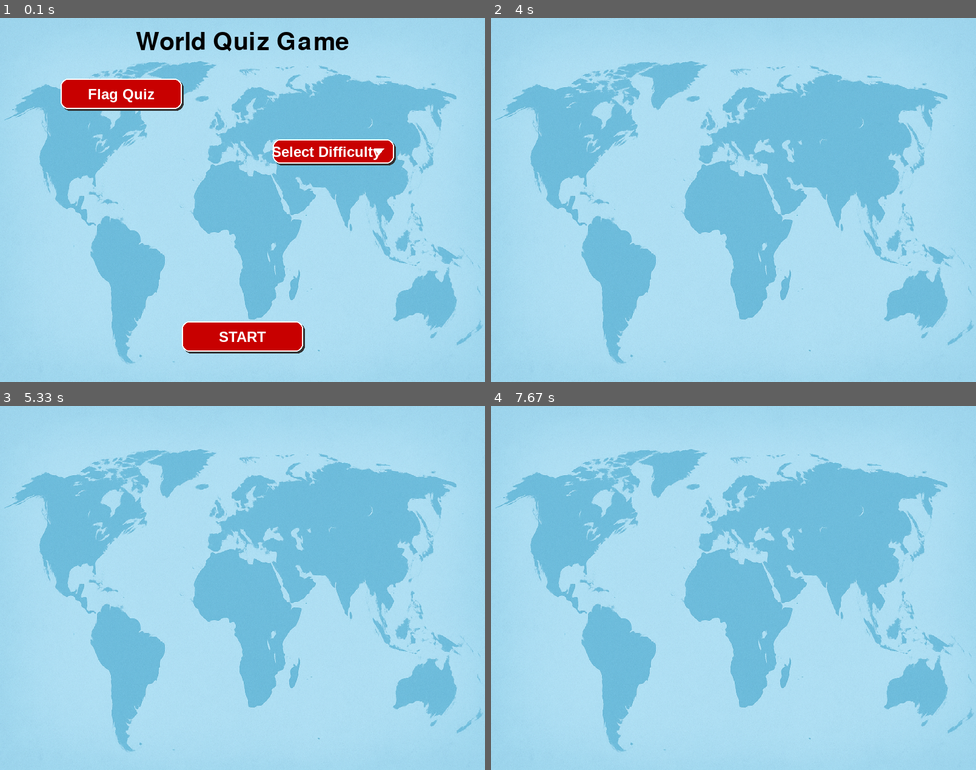
Above: before the commit, frames 1-4 (two rows, left to right).
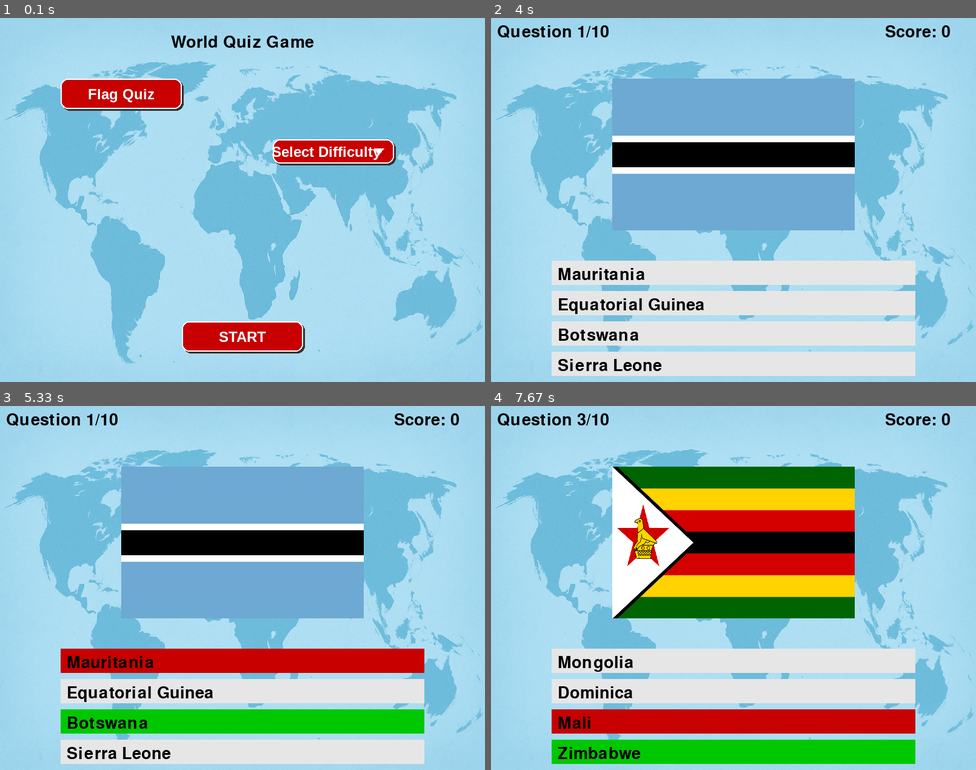
Above: after the commit, the same moments.

Repository: amelie-lnh/Country_Game
Game: pygame game, started from src/country_guesser/flags_game.py
Same seed, same stepped clock (60 frames per second), same inputs: the game is played once before the commit and once after it.
Inputs (mouse positions are in pixels of both pictures, inside the frame that each line leads up to):
- Up to frame 1 (0.1 s): no input
- Up to frame 2 (4 s): click "Select Difficulty" at 0.38 s; click (733, 221) at 0.72 s; click "Hard" at 1.05 s; click "START" at 1.38 s; click (743, 76) at 1.72 s; click "Flag Quiz" at 2.55 s; click "START" at 3.88 s
- Up to frame 3 (5.33 s): click (412, 660) at 4.22 s
- Up to frame 4 (7.67 s): click (626, 558) at 5.55 s; click (588, 722) at 5.88 s; click (563, 715) at 7.62 s

The runs differ from the first frame. In frame 1, 1.2% of the frame differs, in the area x 28-72%, y 3-10%; in frame 2, 33%; in frame 3, 33%; in frame 4, 41%, in the area x 1-95%, y 2-99%.

Commit message:
fixing start button

Diff:
--- a/src/country_guesser/flags_game.py
+++ b/src/country_guesser/flags_game.py
@@ -12,7 +12,7 @@
 GREEN = (0, 200, 0)
 RED = (200, 0, 0)
 BLACK = (0, 0, 0)
-FONT_SIZE = 60
+FONT_SIZE = 40
 FLAG_DIR = "flags"
 DATA_FILE = "Flag_Images/Countries_Categorised.json"
 NUM_OPTIONS = 4
@@ -44,9 +44,9 @@
     label = font.render(text, True, color)
     if center:
         rect = label.get_rect(center=pos)
-        screen.blit(label, rect)
     else:
-        screen.blit(background_img, (0, 0))
+        rect = label.get_rect(topleft=pos)
+    screen.blit(label, rect)
 
 
 
@@ -91,7 +91,7 @@
 
 
 def load_flag(country_code):
-    path = os.path.join(FLAG_DIR, f"{country_code.lower()}.png")
+    path = os.path.join(FLAG_DIR, f"{country_code.upper()}.png")  # filenames are uppercase
     return pygame.image.load(path)
 
 def get_options(correct_name, all_names, n=4):
